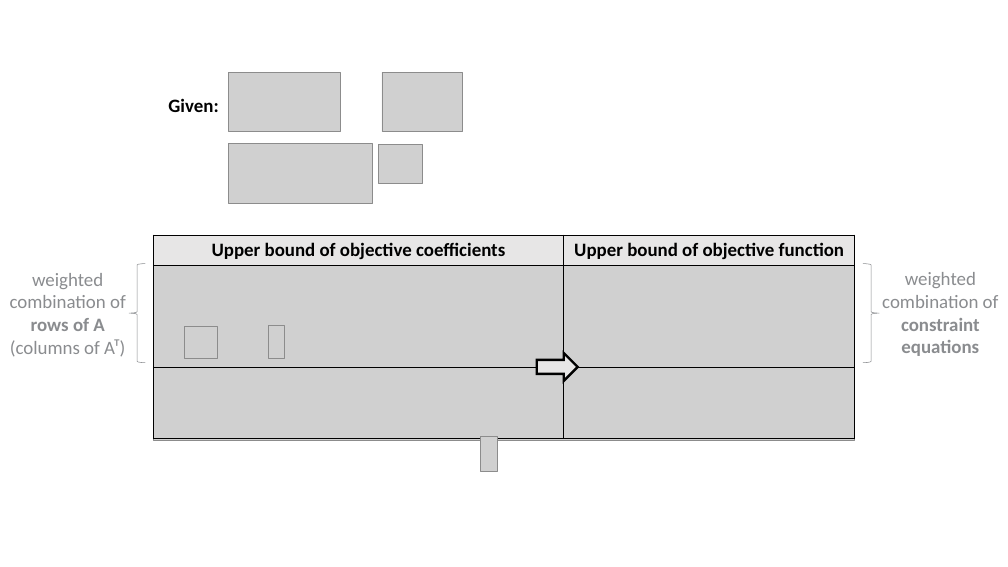
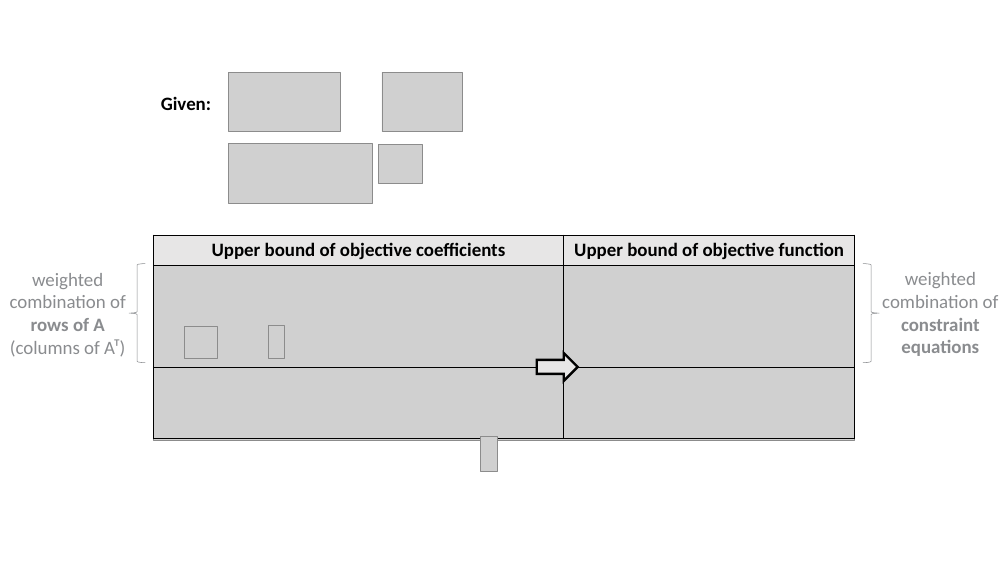
Before and after one commit to khanhnguyendata/duality, a slide deck: slide 8 of ppt/medium.pptx. Drawn at 1008x567 pixels with LibreOffice and Linux fonts; fonts in the diff are those of the drawing; grey boxes stand for pictures. Boxes give left, top, right and bottom in pixels: in the first picture for what was removed or moved away, otherwise in the second. Text is boxed around its words. In the diff, an @@ line names an element or a change of style, - is before the commit and + after.

```diff
--- a/ppt/medium.pptx
+++ b/ppt/medium.pptx
@@ text "Given:": place and size @@
-text "Given:" at bbox=[168, 98, 218, 112]
+text "Given:" at bbox=[161, 97, 211, 110]
```
Also in this commit, not shown: 3 other slides changed, 4 slides added, 1 slide removed.
